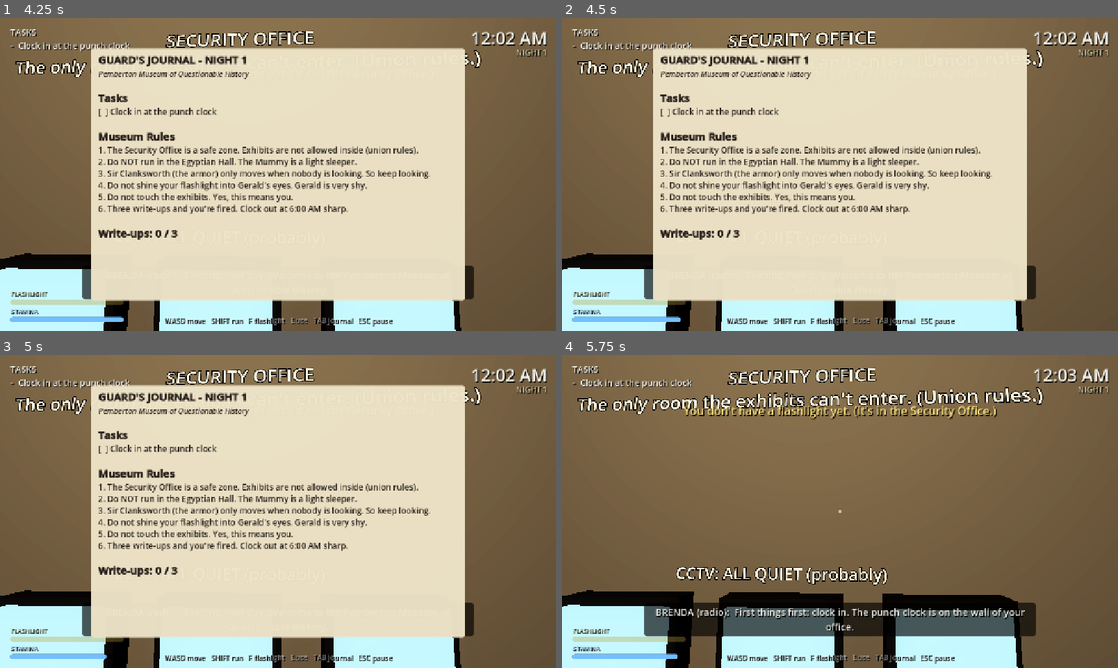
Above: before the commit, frames 1-4 (two rows, left to right).
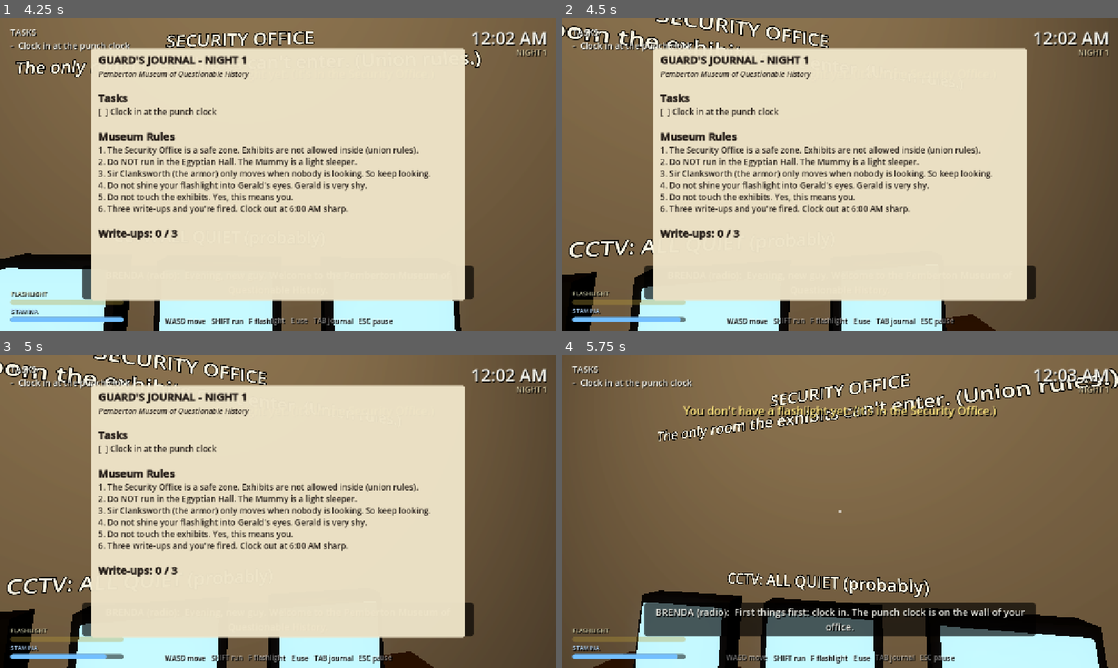
Above: after the commit, the same moments.

Repository: CharleeGordon/-
Game: Godot game, scene res://scenes/main_menu.tscn
The game is run twice, just before and just after one commit, with the same random seed, the same clock (stepped at 60 frames per second) and the same inputs.
Inputs (mouse positions are in pixels of both pictures, inside the frame that each line leads up to):
- Up to frame 1 (4.25 s): click "Start Night 1" at 0.5 s; move the mouse to (305, 174) at 1.27 s; hold F (flashlight) 1.28-2.03 s; hold W (move_forward) from 1.28 s (still down); move the mouse to (250, 174) at 2.02 s; tap F (flashlight) at 2.1, 3.05, 3.8 s; move the mouse to (289, 168) at 2.77 s; hold E (interact) 2.78-3.53 s; tap Enter at 3.5 s; move the mouse to (272, 180) at 3.52 s; tap Tab (journal) at 3.6 s
- Up to frame 2 (4.5 s): keep holding W (move_forward); tap Space at 4.25 s; move the mouse to (878, 177) at 4.27 s; hold Shift (sprint) from 4.28 s (still down)
- Up to frame 3 (5 s): keep holding W (move_forward); keep holding Shift (sprint); tap F (flashlight) at 4.55 s
- Up to frame 4 (5.75 s): keep holding W (move_forward); tap Enter at 5 s; move the mouse to (795, 508) at 5.02 s; release Shift (sprint) at 5.03 s; tap J at 5.1 s; tap F (flashlight) at 5.3 s

Frame 1 is identical in both runs. In frame 2, 11% of the frame differs, in the area x 0-100%, y 0-100%; in frame 3, 11%; in frame 4, 22%, in the area x 0-100%, y 4-100%.

Commit message:
Fix mouse look: crosshair control was swallowing mouse motion
The crosshair ColorRect sits exactly under the captured cursor and had the
default STOP mouse filter, so it consumed every InputEventMouseMotion before
the player's _unhandled_input saw it. Mouse look now uses _input and the
crosshair ignores the mouse. Adds a regression test (needs a display).

Co-Authored-By: Claude Opus 5.5 <noreply@anthropic.com>
Claude-Session: https://claude.ai/code/session_018zP97HxiHJqGuy7Ykx37EM

Diff:
--- a/game/scripts/hud.gd
+++ b/game/scripts/hud.gd
@@ -76,6 +76,7 @@
 
 	_crosshair = ColorRect.new()
 	_crosshair.color = Color(1, 1, 1, 0.6)
+	_crosshair.mouse_filter = Control.MOUSE_FILTER_IGNORE # it sits under the captured cursor
 	_place(_crosshair, Control.PRESET_CENTER, Vector2(-2, -2), Vector2(4, 4))
 	root.add_child(_crosshair)
 
--- a/game/scripts/player.gd
+++ b/game/scripts/player.gd
@@ -48,14 +48,20 @@
 	Input.mouse_mode = Input.MOUSE_MODE_CAPTURED
 
 
-func _unhandled_input(event: InputEvent) -> void:
+# Mouse look uses _input (not _unhandled_input) so UI elements can never swallow it.
+func _input(event: InputEvent) -> void:
 	if controls_locked:
 		return
 	if event is InputEventMouseMotion and Input.mouse_mode == Input.MOUSE_MODE_CAPTURED:
 		rotate_y(-event.relative.x * MOUSE_SENSITIVITY)
 		head.rotate_x(-event.relative.y * MOUSE_SENSITIVITY)
 		head.rotation.x = clampf(head.rotation.x, deg_to_rad(-85), deg_to_rad(85))
-	elif event.is_action_pressed("flashlight"):
+
+
+func _unhandled_input(event: InputEvent) -> void:
+	if controls_locked:
+		return
+	if event.is_action_pressed("flashlight"):
 		toggle_flashlight()
 	elif event.is_action_pressed("interact"):
 		if focus and focus.active:
--- /dev/null
+++ b/game/tests/mouse_test.gd
@@ -0,0 +1,22 @@
+extends Node
+## Regression test: mouse movement must turn the camera.
+
+func _ready() -> void:
+	var game: Node = preload("res://scenes/game.tscn").instantiate()
+	add_child(game)
+	for i in 10:
+		await get_tree().process_frame
+	var player: Node3D = game.get_node("Player")
+	Input.mouse_mode = Input.MOUSE_MODE_CAPTURED
+	var yaw0 := player.rotation.y
+	var ev := InputEventMouseMotion.new()
+	ev.relative = Vector2(200, 0)
+	ev.position = get_viewport().get_visible_rect().size * 0.5
+	ev.global_position = ev.position
+	Input.parse_input_event(ev)
+	for i in 5:
+		await get_tree().process_frame
+	print("mouse_mode=", Input.mouse_mode)
+	var ok := absf(player.rotation.y - yaw0) > 0.1
+	print("PASS  mouse turns camera" if ok else "FAIL  mouse turns camera")
+	get_tree().quit(0 if ok else 1)
--- /dev/null
+++ b/game/tests/mouse_test.tscn
@@ -0,0 +1,6 @@
+[gd_scene load_steps=2 format=3]
+
+[ext_resource type="Script" path="res://tests/mouse_test.gd" id="1"]
+
+[node name="MouseTest" type="Node"]
+script = ExtResource("1")
